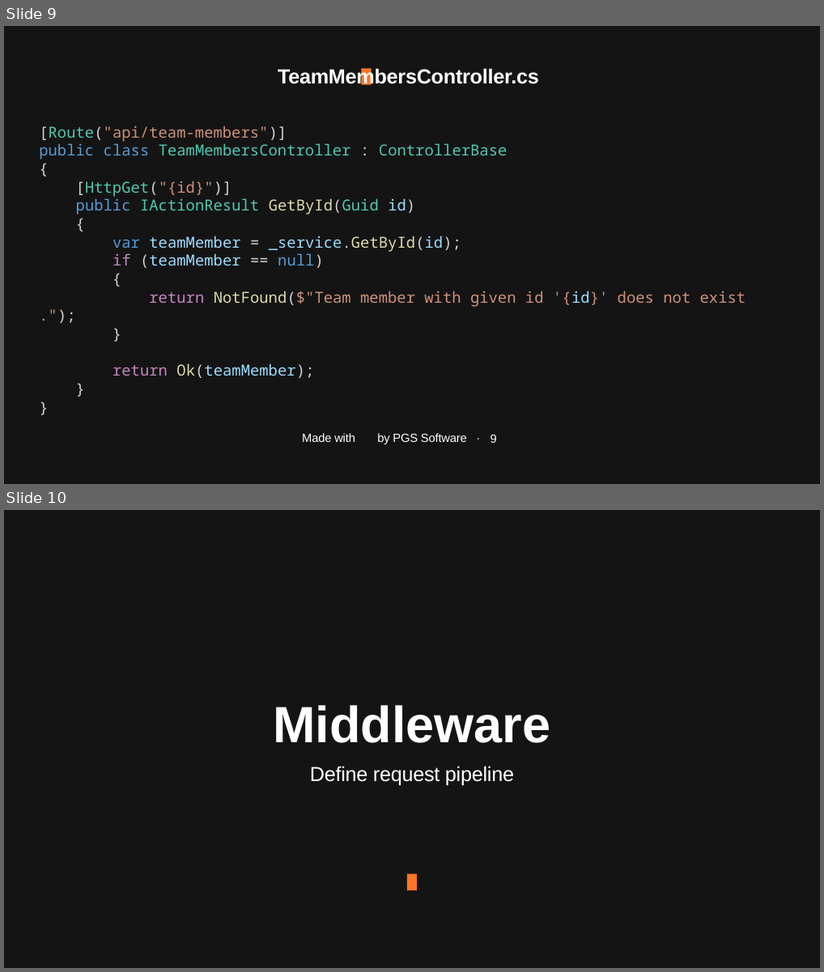
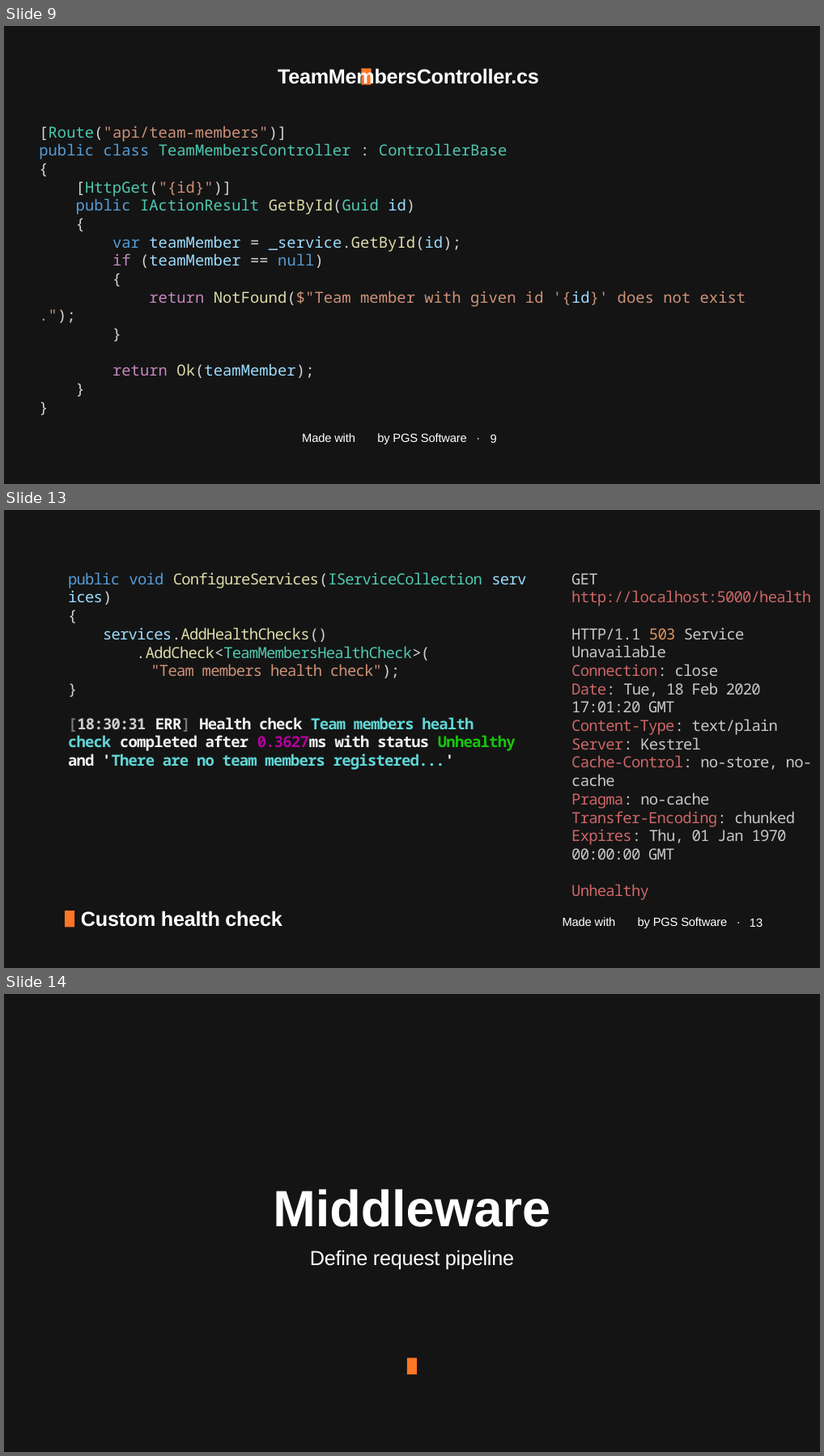
Before and after one commit to januszmarcinik/.NET-getting-started, a slide deck: PGS SharpDev.pptx. Shown one above the other, each under a label of ours: slides 9 and 10 before the commit, slides 9, 13 and 14 after it; the slides between them are not shown. The pictures are 824x972 and 824x1456 pixels, drawn with LibreOffice and Linux fonts; fonts in the diff are those of the drawing; background and template pictures are left out. Boxes give left, top, right and bottom in pixels: in the first picture for what was removed or moved away, otherwise in the second. Text is boxed around its words. In the diff, an @@ line names an element or a change of style, - is before the commit and + after.

Commit message:
Custom health check

```diff
--- a/PGS SharpDev.pptx
+++ b/PGS SharpDev.pptx
@@ slide 13 added at box(4, 510, 820, 968), background #141414 @@
@@ text added at box(68, 572, 483, 678), 36 pt, text #DCDCAA @@
+public void ConfigureServices(IServiceCollection services)
+{
+services.AddHealthChecks()
+.AddCheck<TeamMembersHealthCheck>(
+"Team members health check");
+}
@@ text added at box(572, 573, 812, 900), 36 pt, text #C5C8C6 @@
+GET http://localhost:5000/health
+HTTP/1.1 503 Service Unavailable
+Connection: close
+Date: Tue, 18 Feb 2020 17:01:20 GMT
+Content-Type: text/plain
+Server: Kestrel
+Cache-Control: no-store, no-cache
+Pragma: no-cache
+Transfer-Encoding: chunked
+Expires: Thu, 01 Jan 1970 00:00:00 GMT
+Unhealthy
@@ text added at box(68, 717, 516, 770), 36 pt, text #61D6D6, bold @@
+[18:30:31 ERR] Health check Team members health check completed after 0.3627ms with status Unhealthy and 'There are no team members registered...'
@@ rectangle added at box(65, 911, 74, 927), fill #FF7626 @@
@@ text added at box(81, 911, 282, 927), 48 pt, text #FFFFFF, bold @@
+Custom health check
@@ text added at box(563, 917, 727, 929), 28 pt, text #FFFFFF @@
+Made with by PGS Software ·
@@ page number added at box(750, 918, 763, 927), 28 pt, text #FFFFFF @@
+13
@@ what was slide 10 is now slide 14 @@
```
Also in this commit, not shown: 3 other slides added, 4 other files.
